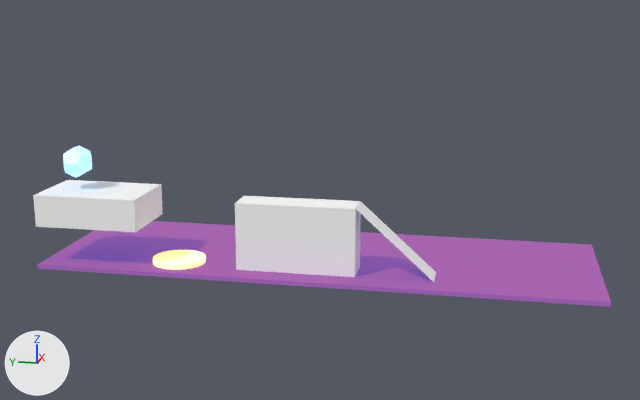
The glTF model src/level.glb, before and after one commit.
Before and after are seen from a 50 mm lens placed at (-52.1, -10.1, 16.6), pointed at (-0.3, 0.2, 3.7). The axes (+X, +Y, +Z) are drawn at lower left. The lights are the same throughout. The picture after the commit comes second. Where no turn or scale is listed for an object, it has been applied to the vertices.

The scene before the commit, as lines of its bpy script (objects in view):
```python
me_mesh_0 = bpy.data.meshes.new('Mesh_0')
me_mesh_0.from_pydata(...)  # a box spanning x -5.4..5.4, y -16.5..16.5, z -0.1..0.1
me_mesh_0.materials.append(mat_material_0)  # red #9e4747, glowing blue #4c419f
me_mesh_1 = bpy.data.meshes.new('Mesh_1')
me_mesh_1.from_pydata(...)  # a box spanning x -0.5..0.5, y -0.5..0.5, z -0.5..0.5
me_mesh_1.materials.append(mat_material_1)  # white #ffffff
me_mesh_2 = bpy.data.meshes.new('Mesh_2')
me_mesh_2.from_pydata([(-0.5, 0.0, 0.5), (0.5, 0.0, 0.5), (-0.5, 0.0, -0.5), (0.5, 0.0, -0.5)], [], [(0, 2, 1), (2, 3, 1)])
me_mesh_2.materials.append(mat_material_2)  # white #ffffff
me_mesh_3 = bpy.data.meshes.new('Mesh_3')
me_mesh_3.from_pydata(...)  # 68 vertices, 128 faces; spans x -1.59..1.59, y -1.61..1.61, z -0.14..0.14
me_mesh_3.materials.append(mat_material_3)  # white #ffffff, glowing yellow #ebcb00
me_mesh_4 = bpy.data.meshes.new('Mesh_4')
me_mesh_4.from_pydata(...)  # 20 vertices, 36 faces; spans x -0.93..0.93, y -0.93..0.93, z -0.93..0.93
me_mesh_4.materials.append(mat_material_4)  # white #ffffff, glowing cyan #00b3ff
ob_box = bpy.data.objects.new('Box', me_mesh_0)
ob_box.location = (0.0, 0.0, 0.0)
ob_box_001 = bpy.data.objects.new('Box.001', me_mesh_1)
ob_box_001.location = (-3.09, 0.99, 1.93)
ob_box_001.scale = (1.92, 7.09, 4.5)
ob_box_002 = bpy.data.objects.new('Box.002', me_mesh_1)
ob_box_002.location = (-3.09, 13.4, 3.4)
ob_box_002.scale = (4.31, 6.34, 1.93)
ob_goal = bpy.data.objects.new('Goal', me_mesh_4)
ob_goal.location = (-3.01, 14.73, 6.04)
ob_jumppad = bpy.data.objects.new('JumpPad', me_mesh_3)
ob_jumppad.location = (-3.2, 8.37, 0.26)
ob_plane = bpy.data.objects.new('Plane', me_mesh_2)
ob_plane.location = (-3.13, -4.82, 2.16)
ob_plane.rotation_euler = (-0.838, 0.0, 0.0)  # degrees (-48, 0, 0)
ob_plane.scale = (1.84, 1.0, 6.15)
```
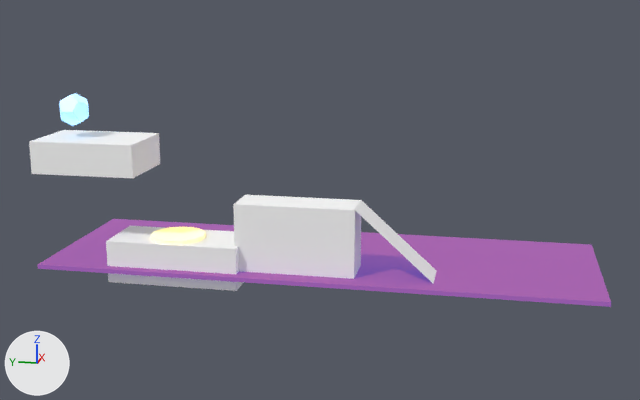
Commit message: Added goal

Pixel boxes (x1, y1, x2, y2) of what changed, in the pictures (640 x 400 px):
'Box.002', moved
    before: (33, 180, 163, 232)
    after: (29, 130, 160, 178)
'Box.001', rescaled
    before: (235, 196, 361, 277)
    after: (233, 195, 361, 279)
'Box.003', added
    after: (106, 226, 244, 291)
'JumpPad', moved
    before: (153, 250, 206, 270)
    after: (151, 227, 205, 245)
'Goal', moved
    before: (63, 145, 92, 178)
    after: (59, 93, 89, 126)
'Plane', rescaled
    before: (355, 201, 436, 282)
    after: (354, 200, 436, 284)

The change, as a diff of the scene's bpy script:
```diff
--- a/src/level.glb.py
+++ b/src/level.glb.py
@@ ob_box_001 @@
 ob_box_001.location = (-3.09, 0.99, 1.93)
-ob_box_001.scale = (1.92, 7.09, 4.5)
+ob_box_001.scale = (2.46, 7.09, 4.5)
@@ ob_plane @@
 ob_plane.rotation_euler = (-0.838, 0.0, 0.0)  # degrees (-48, 0, 0)
-ob_plane.scale = (1.84, 1.0, 6.15)
+ob_plane.scale = (2.43, 1.0, 6.15)
@@ ob_jumppad @@
 ob_jumppad = bpy.data.objects.new('JumpPad', me_mesh_3)
-ob_jumppad.location = (-3.2, 8.37, 0.26)
+ob_jumppad.location = (-3.2, 8.37, 1.75)
@@ ob_box_002 @@
 ob_box_002 = bpy.data.objects.new('Box.002', me_mesh_1)
-ob_box_002.location = (-3.09, 13.4, 3.4)
+ob_box_002.location = (-3.09, 13.4, 6.63)
 ob_box_002.scale = (4.31, 6.34, 1.93)
@@ ob_goal @@
 ob_goal = bpy.data.objects.new('Goal', me_mesh_4)
-ob_goal.location = (-3.01, 14.73, 6.04)
+ob_goal.location = (-3.01, 14.73, 9.21)
@@ ob_box_003 @@
+ob_box_003 = bpy.data.objects.new('Box.003', me_mesh_1)
+ob_box_003.location = (-3.09, 8.3, 0.39)
+ob_box_003.scale = (3.57, 8.0, 2.56)
```
